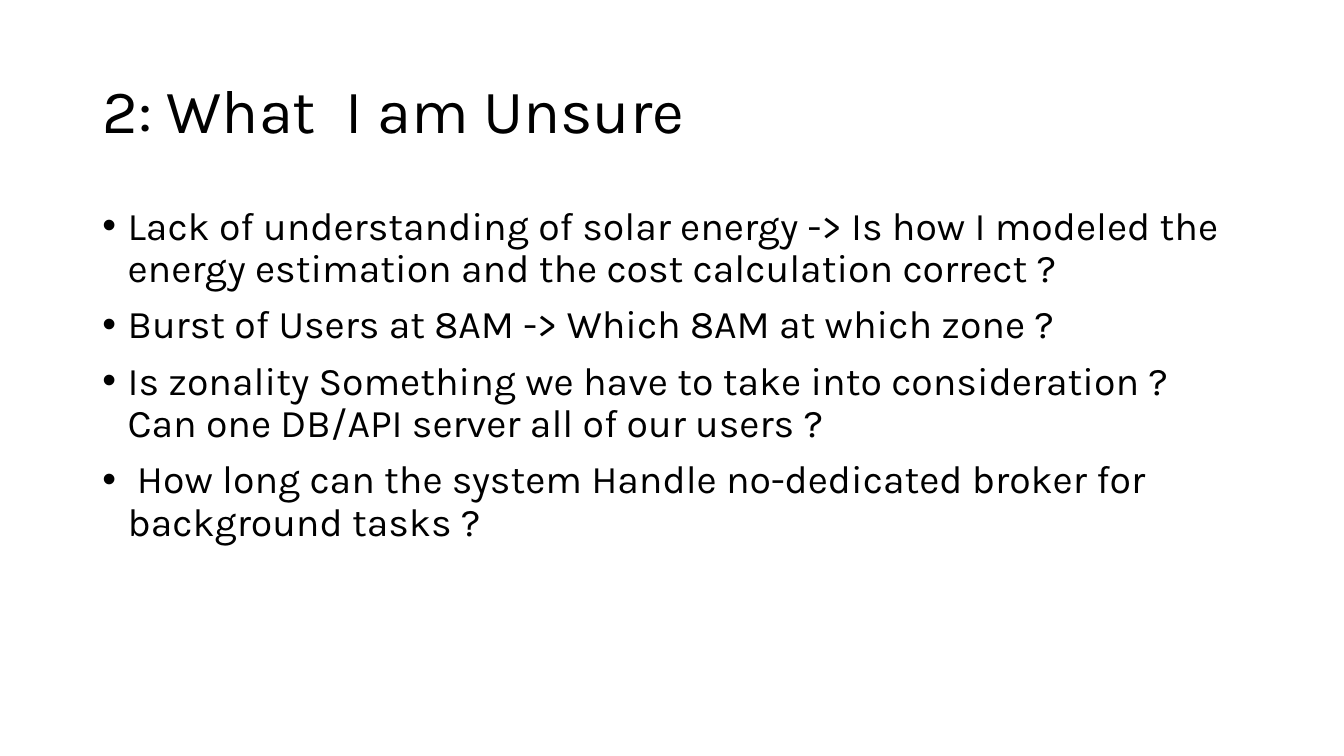
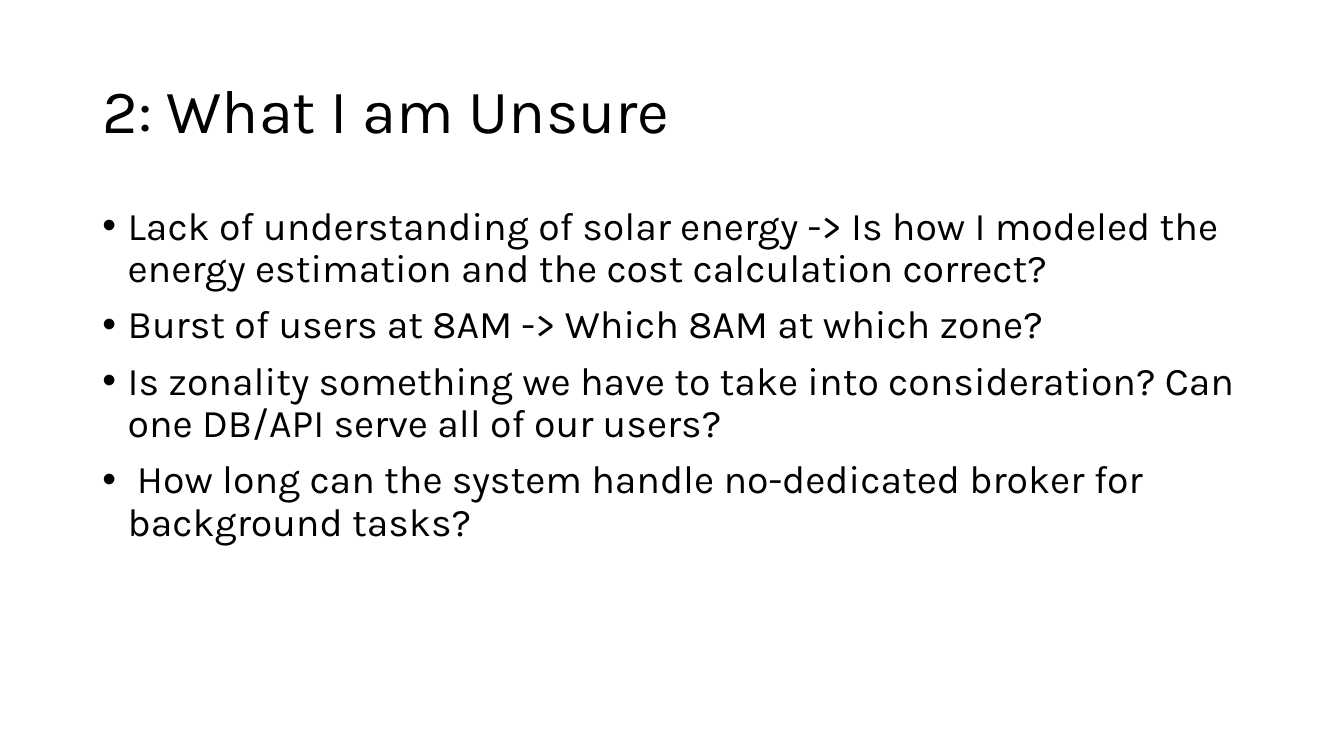
Before and after one commit to Arvin132/SS_takehome, a slide deck: slide 6 of Swish Solar Take home assessment, Interview stage.pptx. Drawn at 1344x756 pixels with LibreOffice and Linux fonts; fonts in the diff are those of the drawing. Boxes give left, top, right and bottom in pixels: in the first picture for what was removed or moved away, otherwise in the second. Text is boxed around its words. In the diff, an @@ line names an element or a change of style, - is before the commit and + after.

```diff
--- a/Swish Solar Take home assessment, Interview stage.pptx
+++ b/Swish Solar Take home assessment, Interview stage.pptx
@@ title "2: What I am Unsure" rewrapped from [102,91,684,134] to [102,91,670,134] @@
@@ text at [128,213,1234,546]: text changed @@
-• Lack of understanding of solar energy -> Is how I modeled the energy estimation and the cost calculation correct ?
-• Burst of Users at 8AM -> Which 8AM at which zone ?
-• Is zonality Something we have to take into consideration ? Can one DB/API server all of our users ?
-• How long can the system Handle no-dedicated broker for background tasks ?
+• Lack of understanding of solar energy -> Is how I modeled the energy estimation and the cost calculation correct?
+• Burst of users at 8AM -> Which 8AM at which zone?
+• Is zonality something we have to take into consideration? Can one DB/API serve all of our users?
+• How long can the system handle no-dedicated broker for background tasks?
```
Also in this commit, not shown: 6 other slides changed, 1 other file.
